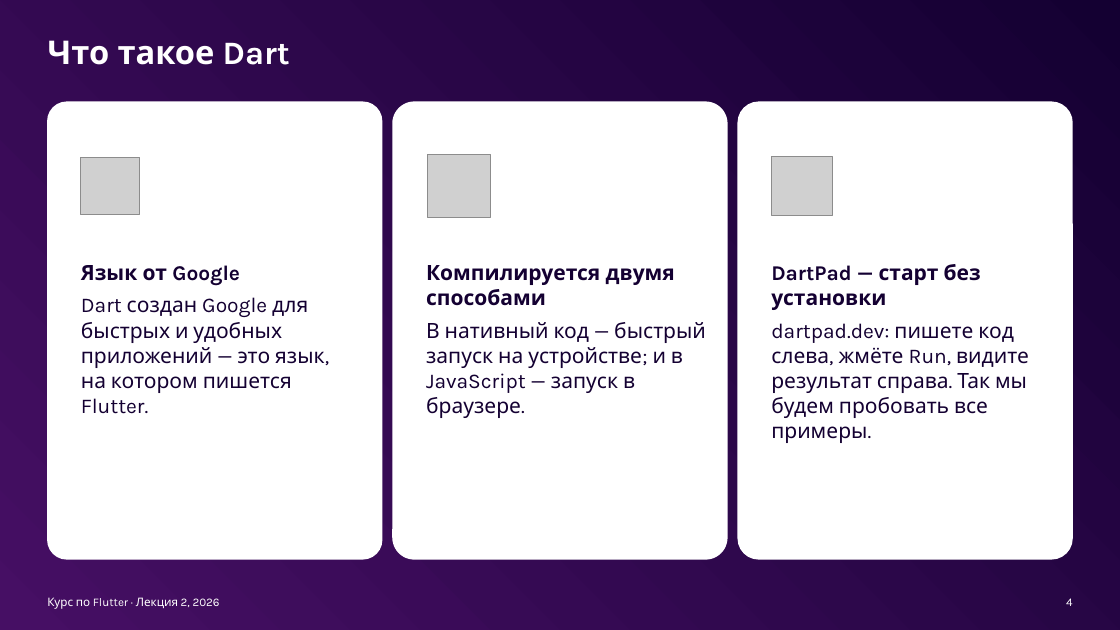
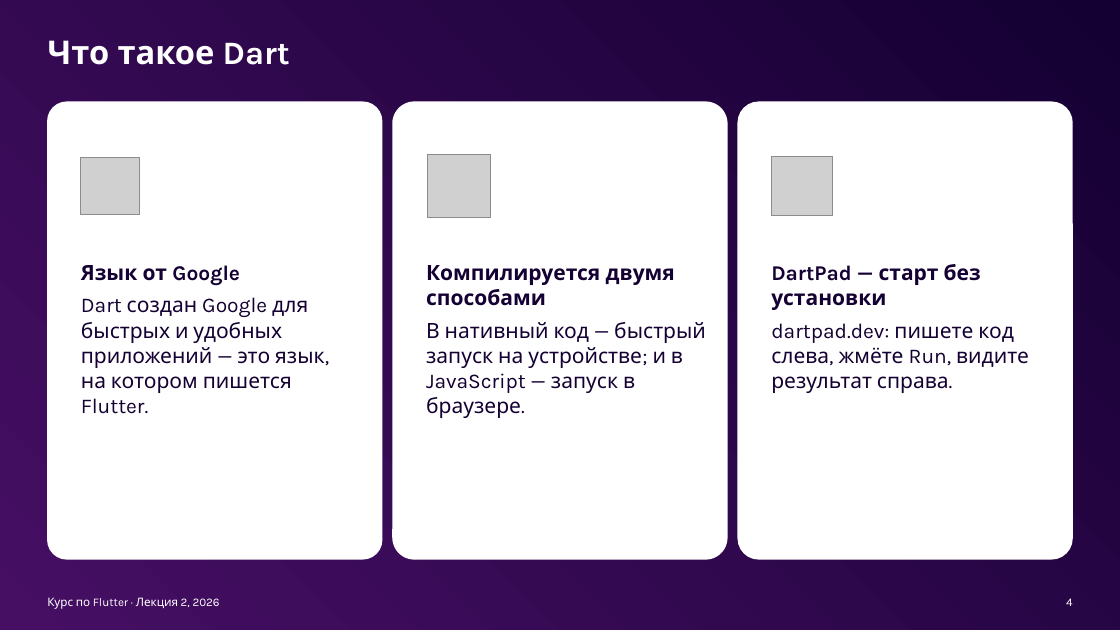
Before and after one commit to xander9112/university_flutter_course, a slide deck: slide 4 of Лекция 2 - Dart - Синтаксис и основы/Лекция 2 - Dart - Синтаксис и основы.pptx. Drawn at 1120x630 pixels with LibreOffice and Linux fonts; fonts in the diff are those of the drawing; grey boxes stand for pictures; background and template pictures are left out. Boxes give left, top, right and bottom in pixels: in the first picture for what was removed or moved away, otherwise in the second. Text is boxed around its words. In the diff, an @@ line names an element or a change of style, - is before the commit and + after.

Commit message:
Лекция 2: правки в презентации
Убрана лишняя фраза на слайде про DartPad, примеры синтаксиса функций разбиты на строки.

```diff
--- a/Лекция 2 - Dart - Синтаксис и основы/Лекция 2 - Dart - Синтаксис и основы.pptx
+++ b/Лекция 2 - Dart - Синтаксис и основы/Лекция 2 - Dart - Синтаксис и основы.pptx
@@ text at (771,323,1029,393): text changed @@
-dartpad.dev: пишете код слева, жмёте Run, видите результат справа. Так мы будем пробовать все примеры.
+dartpad.dev: пишете код слева, жмёте Run, видите результат справа.
```
Also in this commit, not shown: 9 other slides changed.
